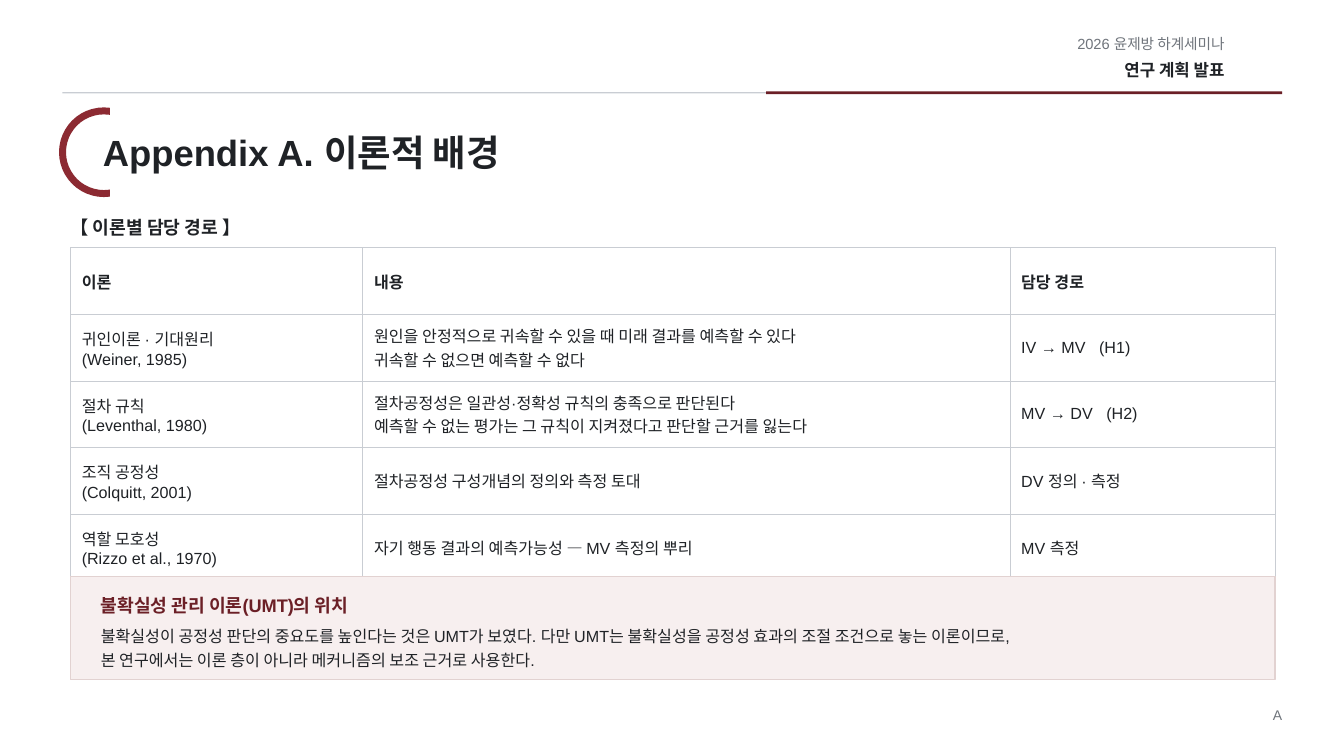
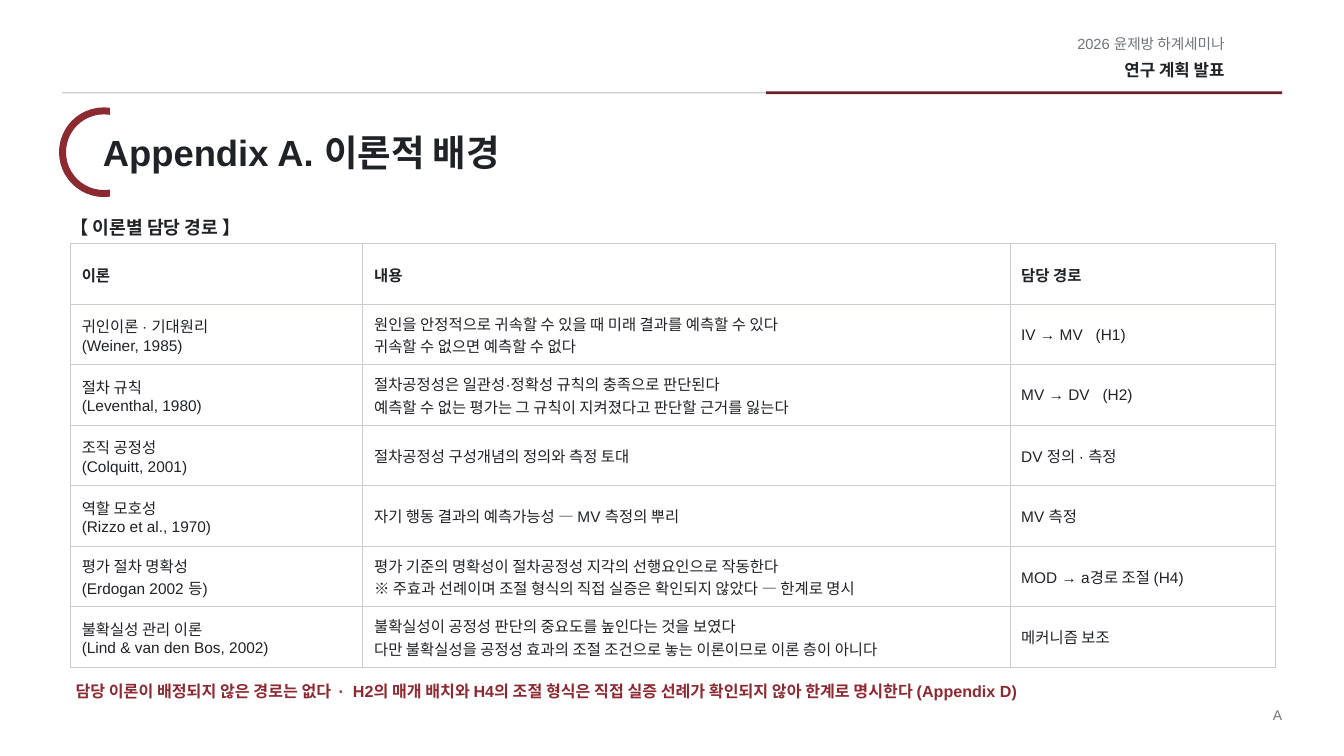
Before and after one commit to einsoros/Paper2026, a slide deck: slide 10 of Slides/deck/proposal-260826.pptx. Drawn at 1344x756 pixels with LibreOffice and Linux fonts; fonts in the diff are those of the drawing. Boxes give left, top, right and bottom in pixels: in the first picture for what was removed or moved away, otherwise in the second. Text is boxed around its words. In the diff, an @@ line names an element or a change of style, - is before the commit and + after.

Commit message:
[mp] 조절변수 위치를 a경로로 확정해 리포와 발표자료에 반영하고, 학술적 기여 장을 선행연구에서 본 연구로의 세 가지 전환 대비 구조로 재작성했으며, 부록 이론표에 담당 이론이 없던 H4 행과 UMT 위치를 넣고 H2 매개 배치와 H4 조절 형식의 직접 실증 선례가 없음을 한계로 명시함

```diff
--- a/Slides/deck/proposal-260826.pptx
+++ b/Slides/deck/proposal-260826.pptx
@@ table at (71,244,1275,661) @@
+row 6: 평가 절차 명확성 / (Erdogan 2002 등) | 평가 기준의 명확성이 절차공정성 지각의 선행요인으로 작동한다 / ※ 주효과 선례이며 조절 형식의 직접 실증은 확인되지 않았다 — 한계로 명시 | MOD → a경로 조절 (H4)
+row 7: 불확실성 관리 이론 / (Lind & van den Bos, 2002) | 불확실성이 공정성 판단의 중요도를 높인다는 것을 보였다 / 다만 불확실성을 공정성 효과의 조절 조건으로 놓는 이론이므로 이론 층이 아니다 | 메커니즘 보조
@@ table: place and size @@
-table at (71,248,1275,572)
+table at (71,244,1275,661)
@@ rectangle removed at (71,577,1275,680) @@
@@ text removed at (101,596,348,616) @@
-불확실성 관리 이론(UMT)의 위치
@@ text removed at (101,628,1010,668) @@
-불확실성이 공정성 판단의 중요도를 높인다는 것은 UMT가 보였다. 다만 UMT는 불확실성을 공정성 효과의 조절 조건으로 놓는 이론이므로,
-본 연구에서는 이론 층이 아니라 메커니즘의 보조 근거로 사용한다.
@@ text added at (76,683,1017,701), 11.5 pt, text #8C2A32, bold @@
+담당 이론이 배정되지 않은 경로는 없다 · H2의 매개 배치와 H4의 조절 형식은 직접 실증 선례가 확인되지 않아 한계로 명시한다 (Appendix D)
```
Also in this commit, not shown: 5 other slides changed, 2 other files.
